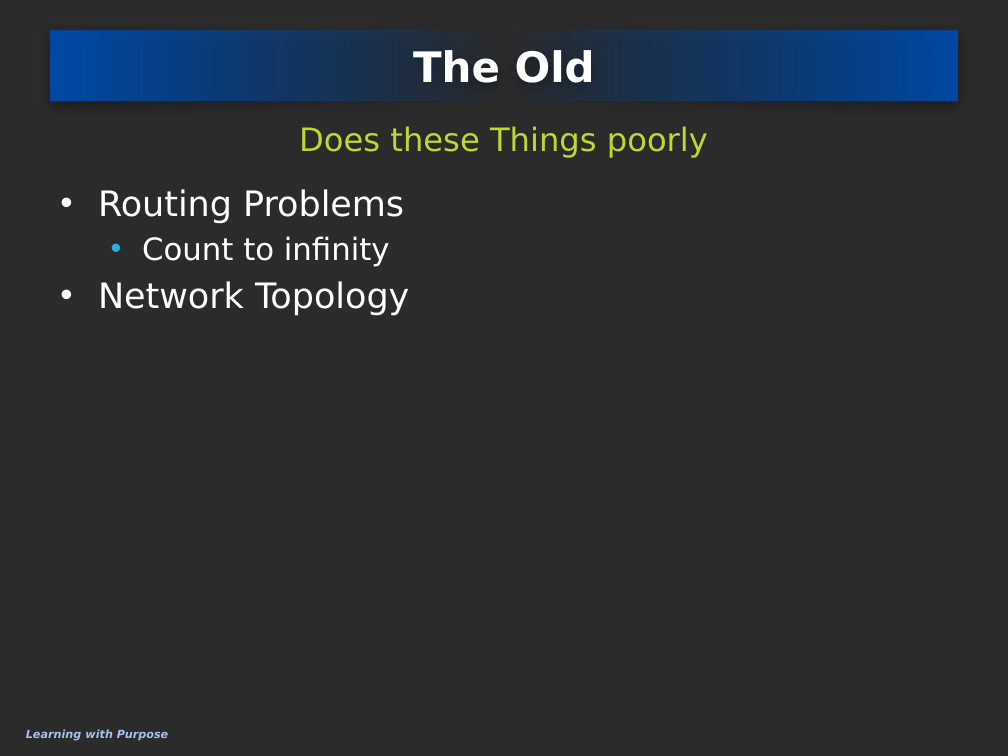
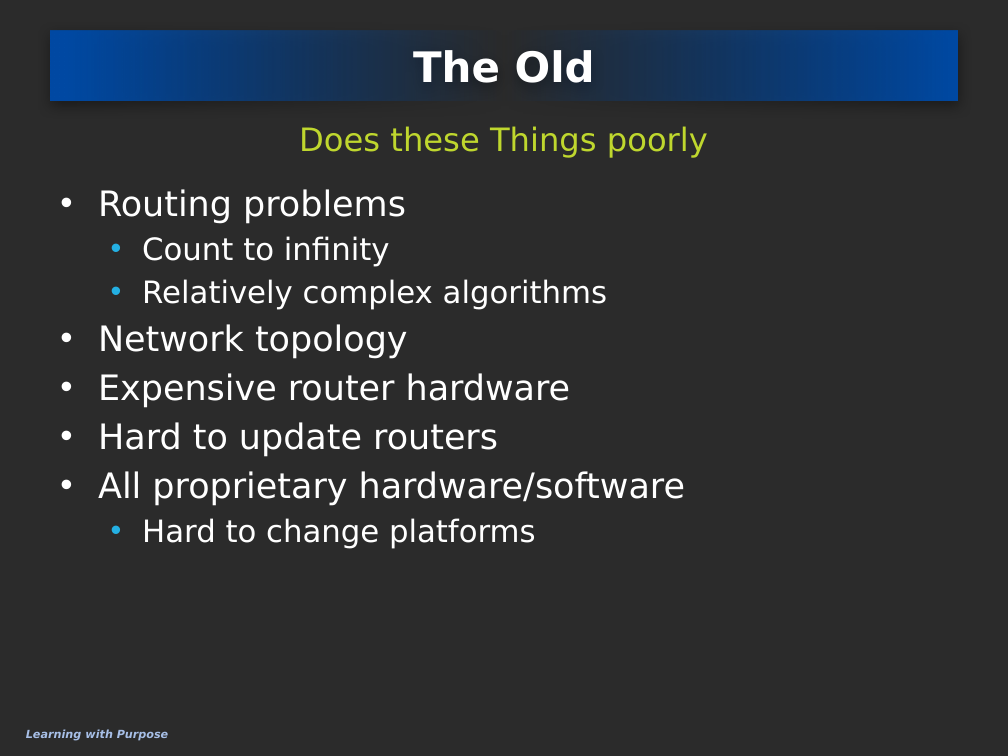
Before and after one commit to eliedaou/networkDesign, a slide deck: slide 5 of survey topic/SDNOpenFlow.pptx (slide 4 before the commit). Drawn at 1008x756 pixels with LibreOffice and Linux fonts; fonts in the diff are those of the drawing; background and template pictures are left out; a plain dark background stands for a picture behind light text. Boxes give left, top, right and bottom in pixels: in the first picture for what was removed or moved away, otherwise in the second. Text is boxed around its words. In the diff, an @@ line names an element or a change of style, - is before the commit and + after.

Commit message:
Updates powerpoint

```diff
--- a/survey topic/SDNOpenFlow.pptx
+++ b/survey topic/SDNOpenFlow.pptx
@@ text at [98, 189, 406, 224]: text changed @@
-• Routing Problems
+• Routing problems
@@ text at [98, 279, 685, 549]: text changed @@
-• Network Topology
+  • Relatively complex algorithms
+• Network topology
+• Expensive router hardware
+• Hard to update routers
+• All proprietary hardware/software
+  • Hard to change platforms
```
Also in this commit, not shown: 5 other slides changed, 6 slides added.
